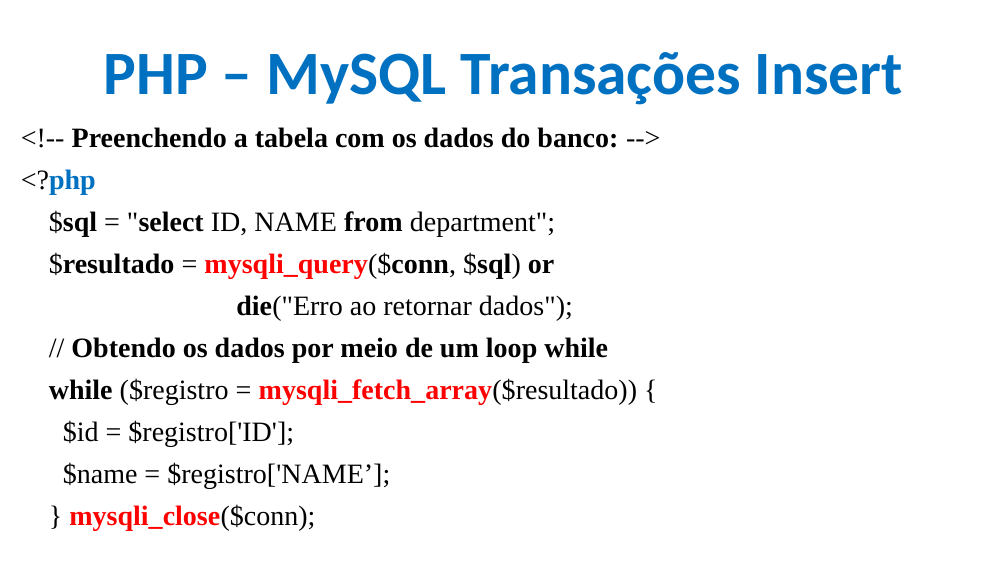
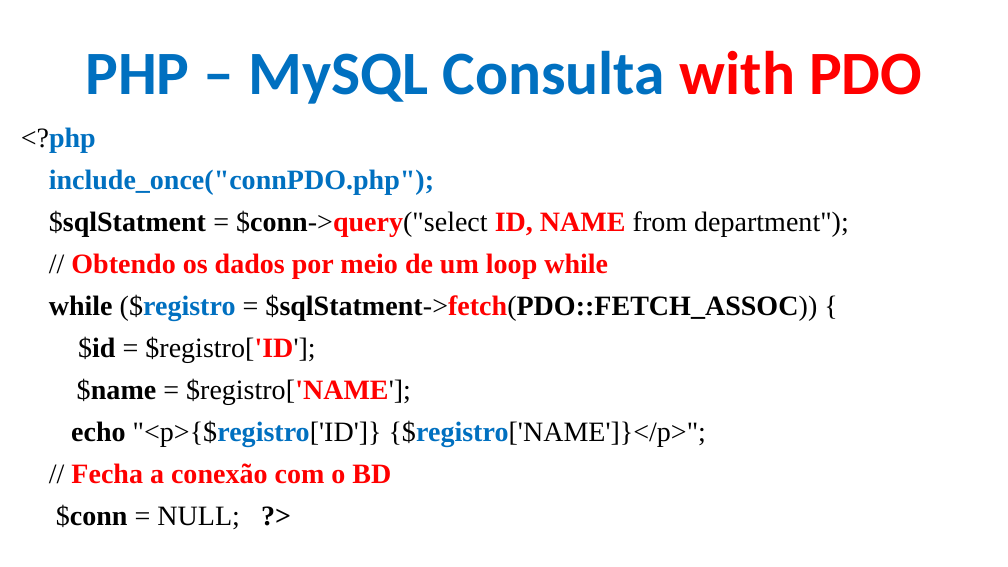
Before and after one commit to CloudEducationBrazil/WydenDesenvolvimentoWebPHP, a slide deck: slide 61 of 01 Classes/Aula 12 e 13 Desenvolvimento Web PHP - PHP.pptx (slide 60 before the commit). Drawn at 1008x567 pixels with LibreOffice and Linux fonts; fonts in the diff are those of the drawing; background and template pictures are left out. Boxes give left, top, right and bottom in pixels: in the first picture for what was removed or moved away, otherwise in the second. Text is boxed around its words. In the diff, an @@ line names an element or a change of style, - is before the commit and + after.

```diff
--- a/01 Classes/Aula 12 e 13 Desenvolvimento Web PHP - PHP.pptx
+++ b/01 Classes/Aula 12 e 13 Desenvolvimento Web PHP - PHP.pptx
@@ title at (x1=85, y1=50, x2=922, y2=104): text changed @@
-PHP – MySQL Transações Insert
+PHP – MySQL Consulta with PDO
@@ text at (x1=72, y1=127, x2=618, y2=148): paragraph removed @@
-<!-- Preenchendo a tabela com os dados do banco: -->
@@ text at (x1=49, y1=169, x2=849, y2=236): text changed; bold on @@
-$sql = "select ID, NAME from department";
-$resultado = mysqli_query($conn, $sql) or
-die("Erro ao retornar dados");
+include_once("connPDO.php");
+$sqlStatment = $conn->query("select ID, NAME from department");
@@ text at (x1=71, y1=253, x2=608, y2=363): text colour #000000 to #FF0000 in "Obtendo os dados por meio de um ...", "$registro['ID'];"; bold on in "$id $registro['ID'];" @@
@@ text at (x1=49, y1=294, x2=817, y2=321): text changed; bold on @@
-while ($registro = mysqli_fetch_array($resultado)) {
+while ($registro = $sqlStatment->fetch(PDO::FETCH_ASSOC)) {
@@ text at (x1=56, y1=378, x2=706, y2=529): text changed @@
-$name = $registro['NAME’];
-} mysqli_close($conn);
+$name = $registro['NAME'];
+echo "<p>{$registro['ID']} {$registro['NAME']}</p>";
+// Fecha a conexão com o BD
+$conn = NULL; ?>
```
Also in this commit, not shown: 6 other slides changed, 3 slides added.
